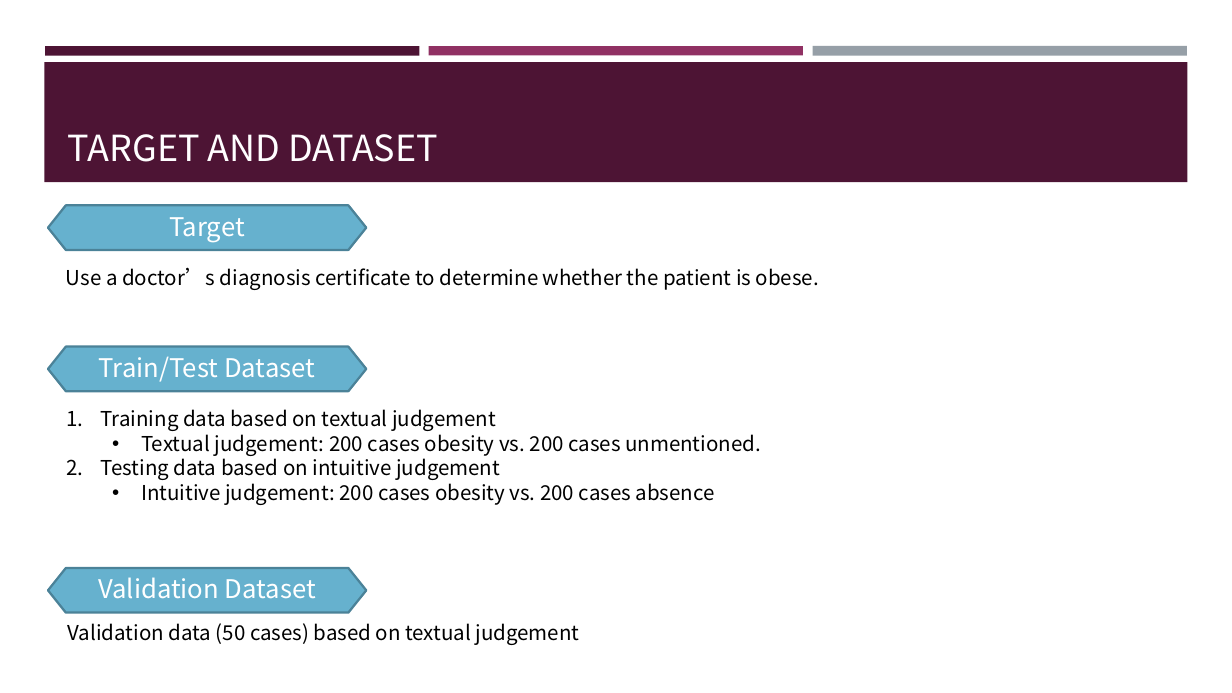
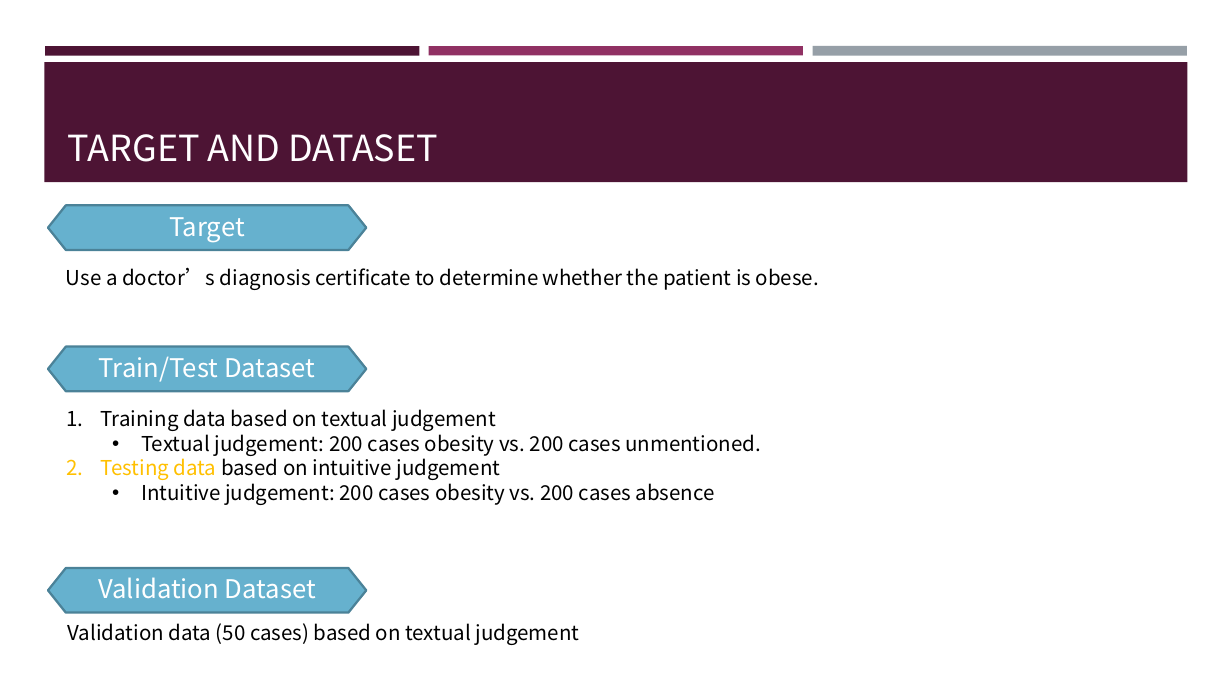
Before and after one commit to frankye1000/NYCU-DigitalMedicine, a slide deck: slide 4 of Case_Presentation_1/ppt/case1_CT_02.pptx. Drawn at 1232x693 pixels with LibreOffice and Linux fonts; fonts in the diff are those of the drawing. Boxes give left, top, right and bottom in pixels: in the first picture for what was removed or moved away, otherwise in the second. Text is boxed around its words. In the diff, an @@ line names an element or a change of style, - is before the commit and + after.

Commit message:
add case presentation 2 data

```diff
--- a/Case_Presentation_1/ppt/case1_CT_02.pptx
+++ b/Case_Presentation_1/ppt/case1_CT_02.pptx
@@ text at (101, 455, 500, 480): text colour #000000 to #FFC000 in "Testing data" @@
```
Also in this commit, not shown: 3 other slides changed, 3 other files.
